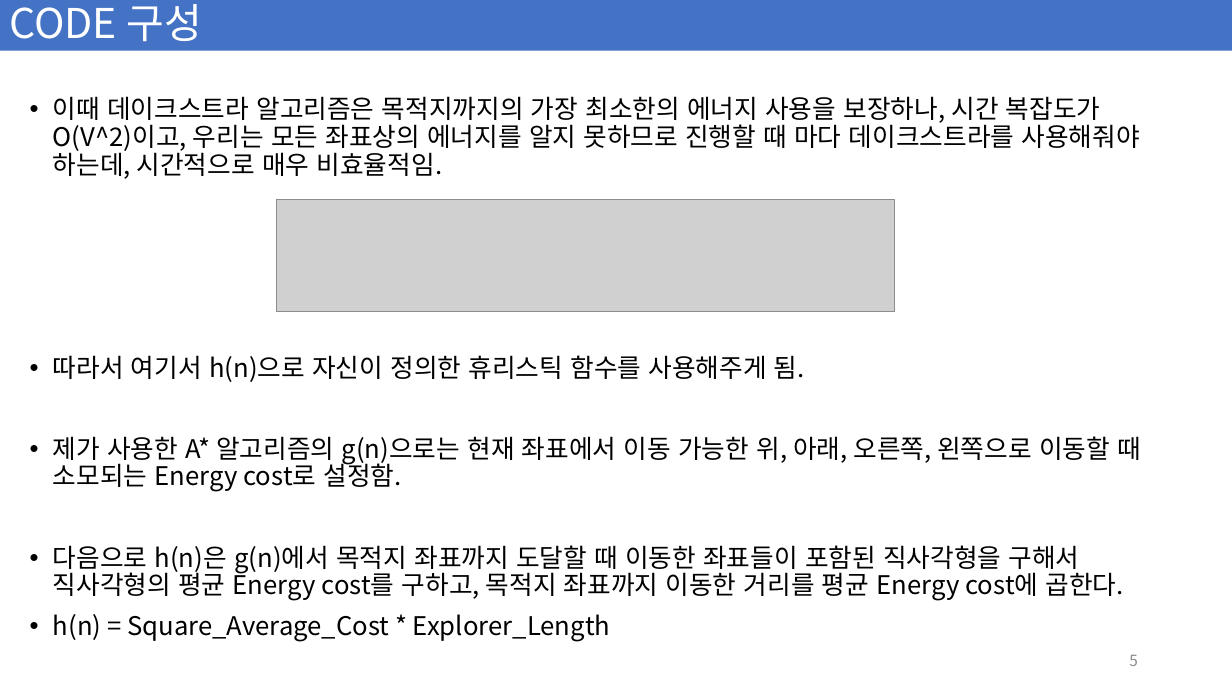
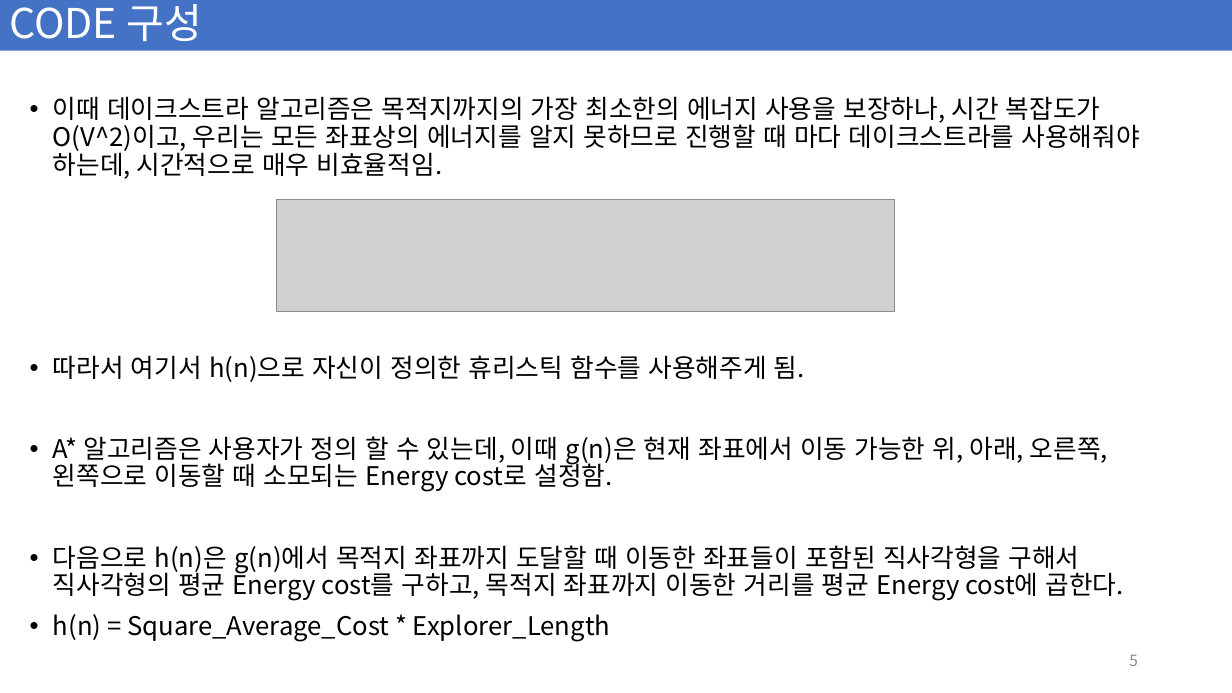
Before and after one commit to vhch/MRTA, a slide deck: slide 5 of MRTA-main/고급 알고리즘_발표.pptx. Drawn at 1232x693 pixels with LibreOffice and Linux fonts; fonts in the diff are those of the drawing; grey boxes stand for pictures. Boxes give left, top, right and bottom in pixels: in the first picture for what was removed or moved away, otherwise in the second. Text is boxed around its words. In the diff, an @@ line names an element or a change of style, - is before the commit and + after.

```diff
--- a/MRTA-main/고급 알고리즘_발표.pptx
+++ b/MRTA-main/고급 알고리즘_발표.pptx
@@ text at (53,436,1108,492): text changed @@
-• 제가 사용한 A* 알고리즘의 g(n)으로는 현재 좌표에서 이동 가능한 위, 아래, 오른쪽, 왼쪽으로 이동할 때 소모되는 Energy cost로 설정함.
+• A* 알고리즘은 사용자가 정의 할 수 있는데, 이때 g(n)은 현재 좌표에서 이동 가능한 위, 아래, 오른쪽, 왼쪽으로 이동할 때 소모되는 Energy cost로 설정함.
```
Also in this commit, not shown: 5 other slides changed.
